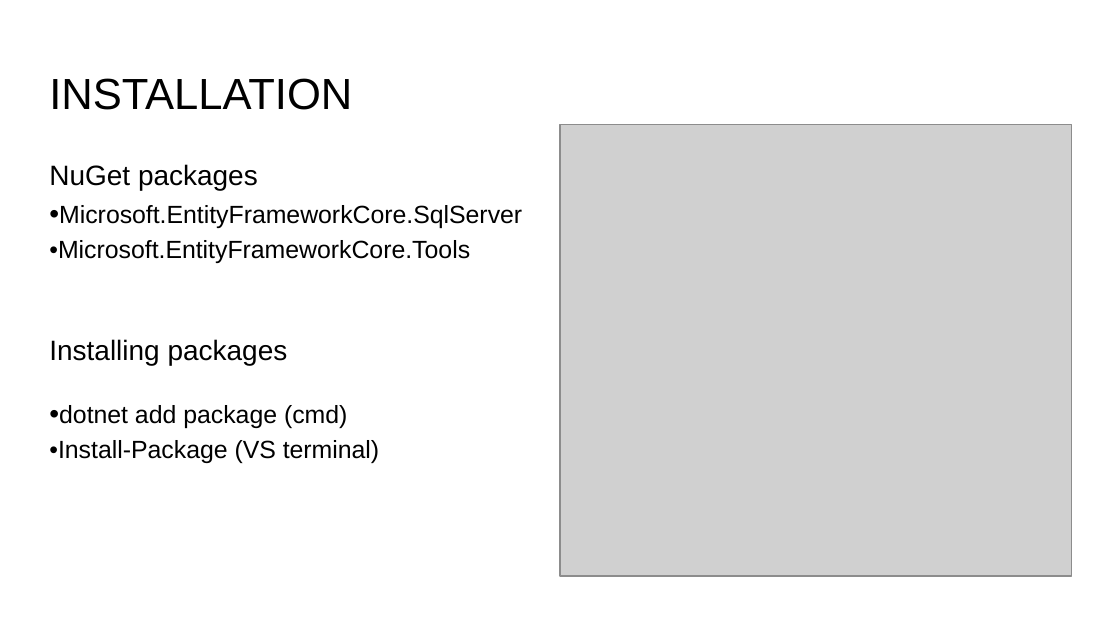
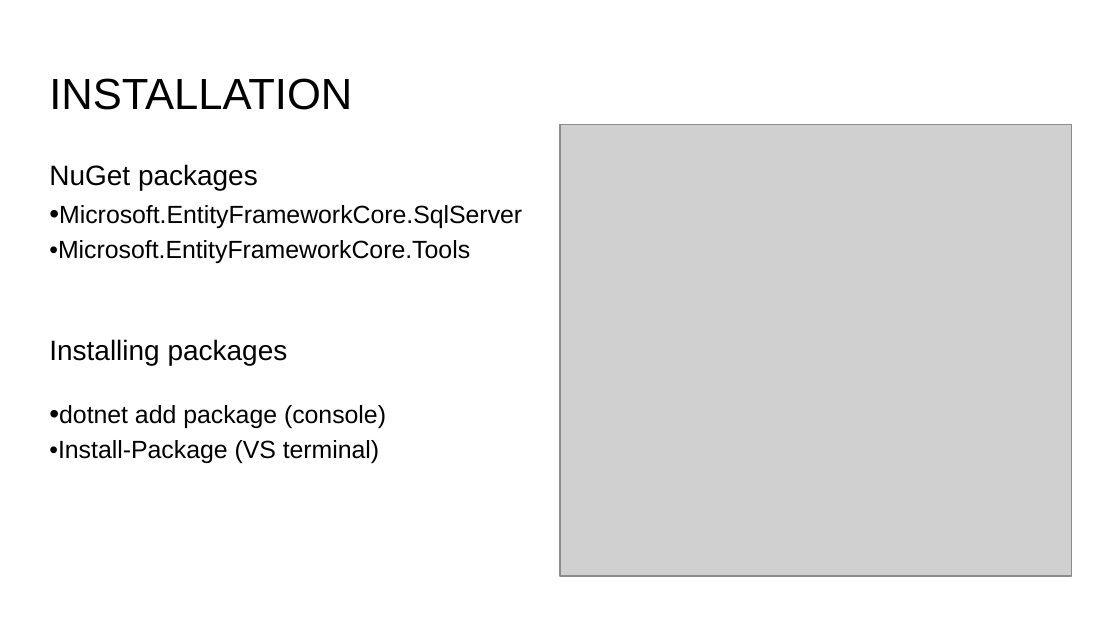
Before and after one commit to zakhar1111/StoreDB_Core, a slide deck: slide 2 of EF core.pptx. Drawn at 1120x630 pixels with LibreOffice and Linux fonts; fonts in the diff are those of the drawing; grey boxes stand for pictures. Boxes give left, top, right and bottom in pixels: in the first picture for what was removed or moved away, otherwise in the second. Text is boxed around its words. In the diff, an @@ line names an element or a change of style, - is before the commit and + after.

```diff
--- a/EF core.pptx
+++ b/EF core.pptx
@@ text at bbox=[59, 405, 386, 428]: text changed @@
-•dotnet add package (cmd)
+•dotnet add package (console)
```
Also in this commit, not shown: 1 other slide changed.
